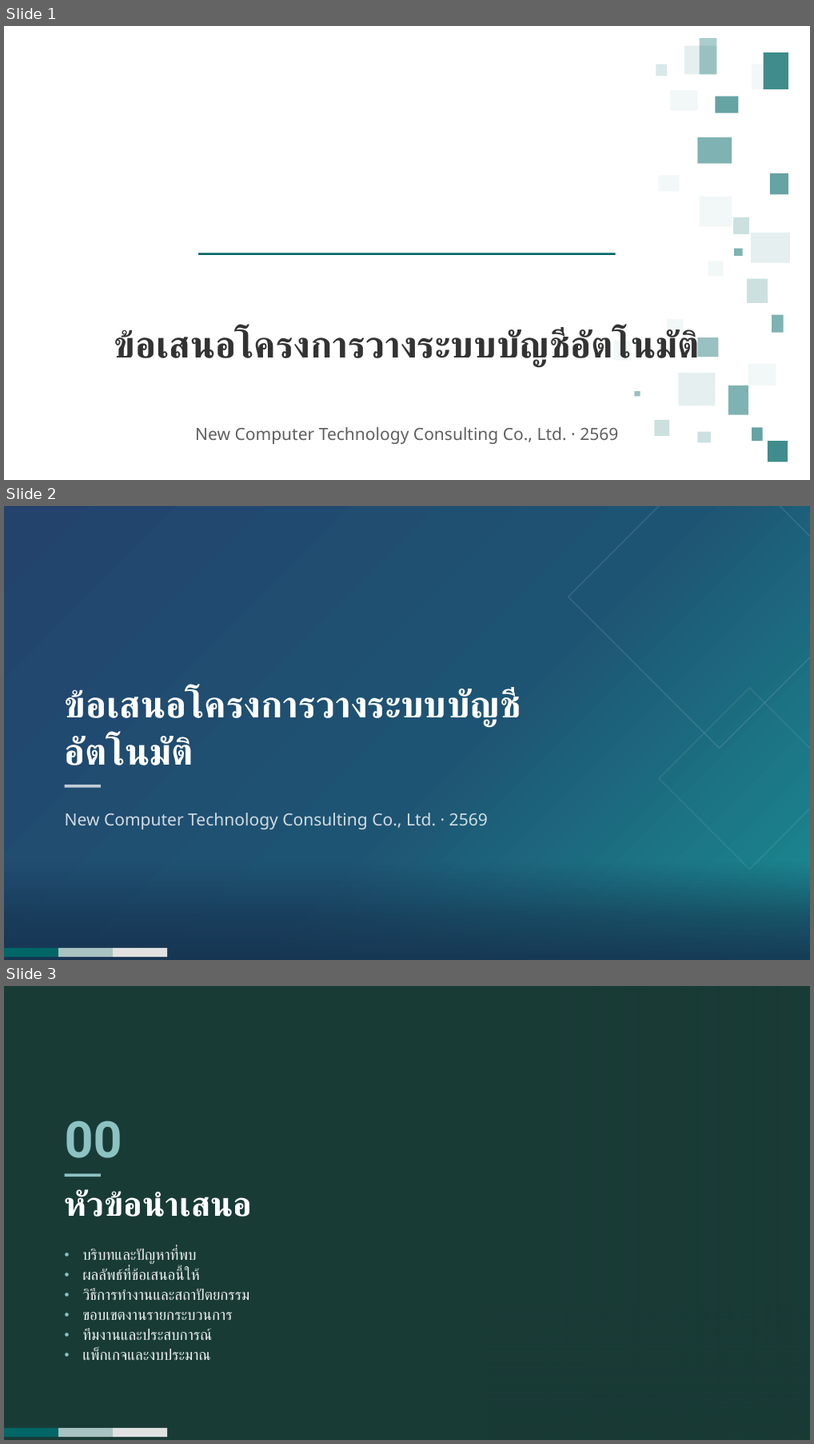
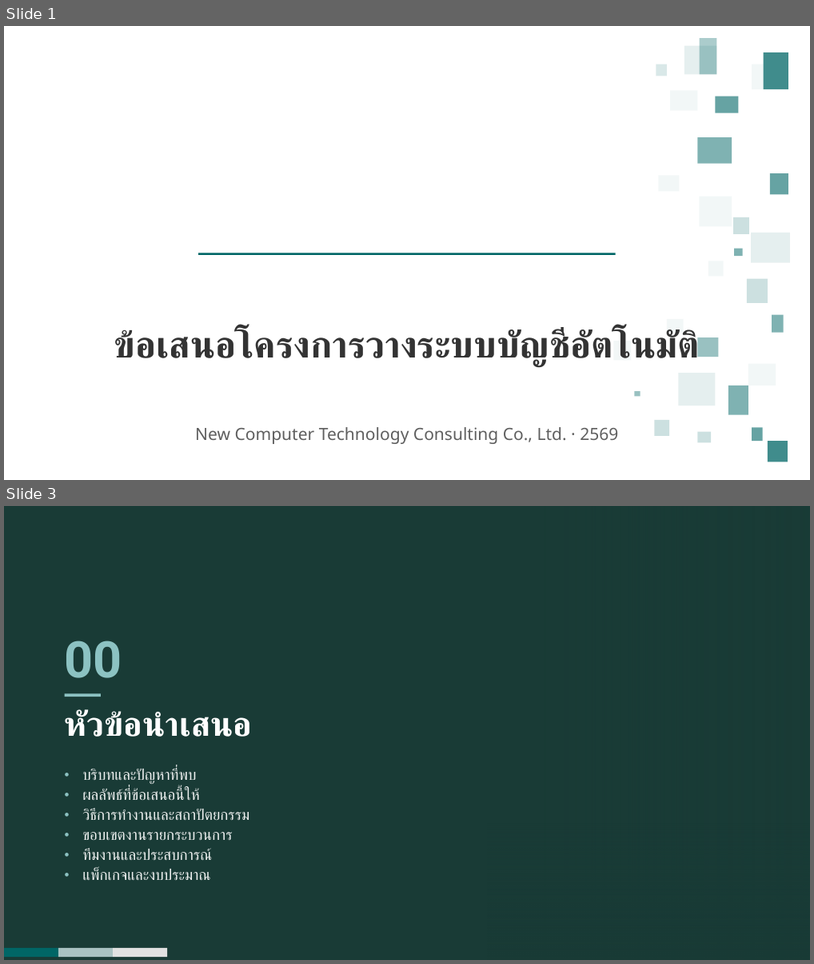
Before and after one commit to rofthanakrit-maker/nct-design-system, a slide deck: NCT-Slide-Template-Corp-Demo.pptx. Shown one above the other, each under a label of ours: slides 1, 2 and 3 before the commit, slides 1 and 3 after it; the slides between them are not shown. The pictures are 814x1444 and 814x964 pixels, drawn with LibreOffice and Linux fonts; fonts in the diff are those of the drawing; background and template pictures are left out. Boxes give left, top, right and bottom in pixels: in the first picture for what was removed or moved away, otherwise in the second. Text is boxed around its words. In the diff, an @@ line names an element or a change of style, - is before the commit and + after.

```diff
--- a/NCT-Slide-Template-Corp-Demo.pptx
+++ b/NCT-Slide-Template-Corp-Demo.pptx
@@ slide 2 removed at (x1=4, y1=506, x2=810, y2=960), background gradient #23436D to #1E5473 to #1A8D92; not listed: 3 template elements that a slide beside it also shows @@
@@ diamond removed at (x1=569, y1=506, x2=810, y2=748) @@
@@ title removed at (x1=65, y1=688, x2=518, y2=765) @@
-ข้อเสนอโครงการวางระบบบัญชีอัตโนมัติ
@@ diamond removed at (x1=659, y1=688, x2=810, y2=869) @@
@@ rectangle removed at (x1=65, y1=784, x2=101, y2=788) @@
@@ subtitle removed at (x1=65, y1=812, x2=488, y2=829) @@
-New Computer Technology Consulting Co., Ltd. · 2569
@@ rectangle removed at (x1=4, y1=863, x2=810, y2=960) @@
```
Also in this commit, not shown: 1 slide added, 7 other files.
